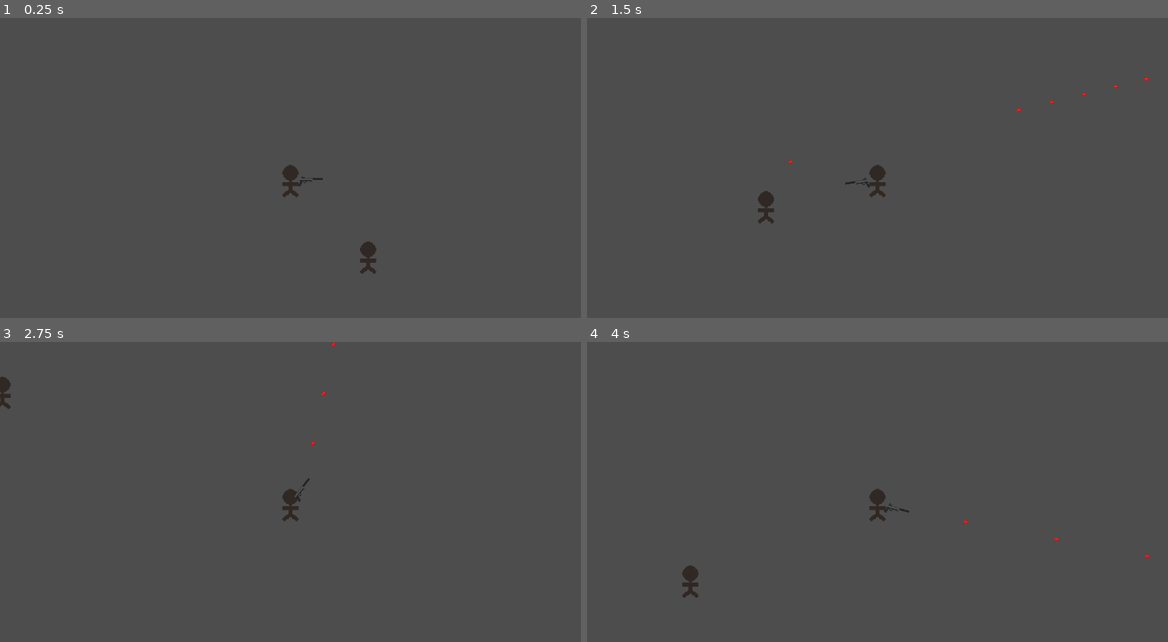
Above: before the commit, frames 1-4 (two rows, left to right).
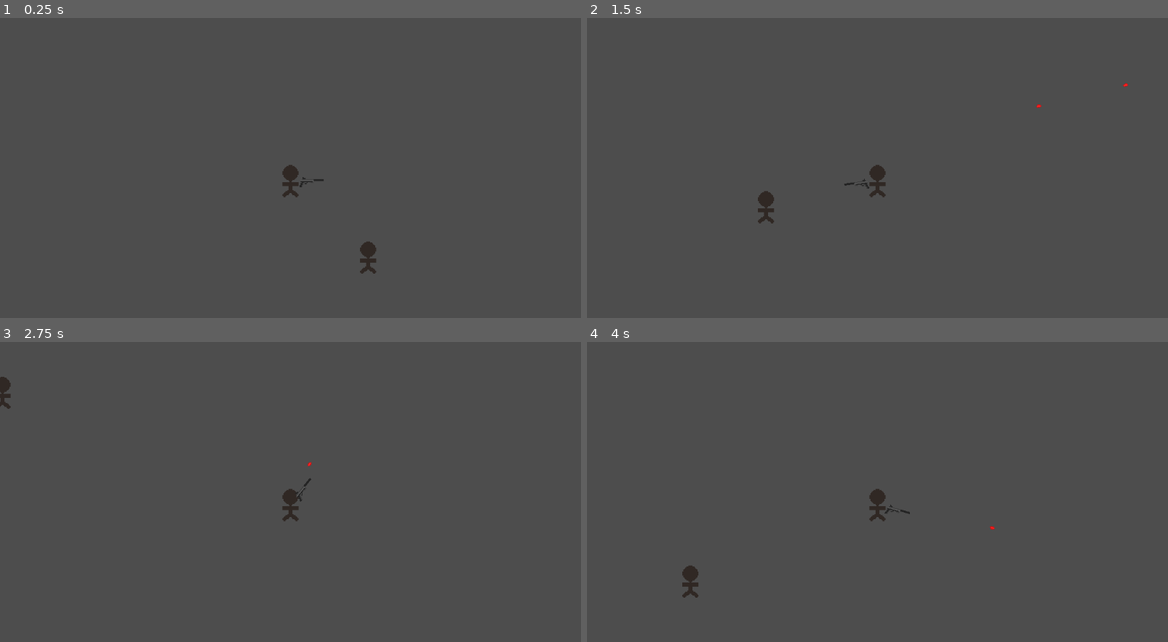
Above: after the commit, the same moments.

Repository: ExHilEr8/Personal-Game-Jam
Game: Godot game, scene res://scenes/main.tscn
Two runs of this game, one before a commit and one after it. Both use one fixed random seed, a clock stepped at 60 frames per second and the inputs below. Sound files missing from this copy of the repository are replaced by a short silence.
Inputs (mouse positions are in pixels of both pictures, inside the frame that each line leads up to):
- Up to frame 1 (0.25 s): no input
- Up to frame 2 (1.5 s): tap Enter at 0.5 s; move the mouse to (1005, 165) at 0.52 s; press the mouse at (1005, 165) at 0.53 s; hold D (move_right) 0.53-1.28 s; move the mouse to (761, 198) at 1.27 s; release the mouse at (761, 198) at 1.28 s; hold S (move_down) from 1.28 s (still down); click (761, 198) at 1.35 s
- Up to frame 3 (2.75 s): move the mouse to (348, 432) at 2.02 s; release S (move_down) at 2.03 s; press the mouse at (348, 432) at 2.03 s; hold D (move_right) from 2.03 s (still down)
- Up to frame 4 (4 s): move the mouse to (848, 570) at 2.77 s; release D (move_right) at 2.78 s; release the mouse at (848, 570) at 2.78 s; hold W (move_up) 2.78-3.53 s; click (848, 570) at 2.85 s; tap Space at 3.5 s; move the mouse to (1051, 555) at 3.52 s; press the mouse at (1051, 555) at 3.53 s; hold A (move_left) from 3.53 s (still down)

The runs differ from the first frame. In frame 1, less than 0.1% of the frame differs, in the area x 51-56%, y 52-57%; in frame 2, 0.1%, in the area x 34-97%, y 19-57%; in frame 3, less than 0.1%; in frame 4, less than 0.1%.

Commit message:
General restructuring and abstracting

Diff:
--- a/project.godot
+++ b/project.godot
@@ -13,7 +13,7 @@
 config/name="Personal Game Jam"
 run/main_scene="res://scenes/main.tscn"
 config/features=PackedStringArray("4.2", "Mobile")
-config/icon="res://icon.svg"
+config/icon="res://assets/sprites/icon.svg"
 
 [dotnet]
 
--- a/scenes/HitEffect.gd
+++ /dev/null
@@ -1,15 +0,0 @@
-class_name HitEffect extends RigidBody2D
-
-func play_sound(sound: AudioStream, sound_position: Vector2, sound_volume: float):
-	var audio_stream_player = AudioStreamPlayer2D.new()
-	get_tree().get_root().add_child(audio_stream_player)
-	audio_stream_player.stream = sound
-	audio_stream_player.position = sound_position
-	audio_stream_player.volume_db = sound_volume
-	audio_stream_player.play()
-
-func play_animation(impact_animation, animation_position: Vector2):
-	var impact_instance = impact_animation.instantiate()
-	impact_instance.position = animation_position
-	impact_instance.play("bulletimpact")
-	get_tree().get_root().add_child(impact_instance)
--- /dev/null
+++ b/scenes/ImpactEffect.gd
@@ -0,0 +1,26 @@
+class_name ImpactEffect extends RigidBody2D
+
+# Creates a new AudioStreamPlayer2D at a given location to play a sound (One Shot)
+func play_sound(sound: AudioStream, sound_position: Vector2, sound_volume: float, sound_attenuation: float):
+	var audio_stream_player = AudioStreamPlayer2D.new()
+	get_tree().get_root().add_child(audio_stream_player)
+
+	audio_stream_player.stream = sound
+	audio_stream_player.position = sound_position
+	audio_stream_player.volume_db = sound_volume
+	audio_stream_player.attenuation = sound_attenuation
+	audio_stream_player.play()
+
+	await(audio_stream_player.finished)
+	audio_stream_player.queue_free()
+
+# Instantiates a given scene with a AnimatedSprite2D node to play an animation at a given position (One Shot)
+func play_animation(impact_animator: PackedScene, animation_name: String, animation_position: Vector2):
+	var impact_instance = impact_animator.instantiate()
+	get_tree().get_root().add_child(impact_instance)
+
+	impact_instance.position = animation_position
+	impact_instance.play(animation_name)
+
+	await(impact_instance.animation_finished)
+	impact_instance.queue_free()
--- /dev/null
+++ b/scenes/Projectile.gd
@@ -0,0 +1,25 @@
+class_name Projectile extends ImpactEffect
+
+@export var impact_animator: PackedScene
+@export var animation_name: String = ""
+@export var impact_sound: AudioStream
+@export var sound_volume : float = 0.0
+@export var sound_attenuation: float = float(1)
+
+signal enemy_hit(position: Vector2, enemy: Node)
+
+func _on_body_entered(body:Node):
+	determine_projectile_interaction(body)
+
+func determine_projectile_interaction(body: Node):
+	if not body.is_in_group("Player") and body.is_in_group("Enemy"):
+		on_enemy_hit(body)
+
+func on_enemy_hit(enemy: Node):
+	var bullet_global_position = get_global_position()
+
+	play_animation(impact_animator, animation_name, bullet_global_position)
+	play_sound(impact_sound, bullet_global_position, sound_volume, sound_attenuation)
+	enemy_hit.emit(bullet_global_position, enemy)
+
+	queue_free()
--- a/scenes/WeaponController.gd
+++ b/scenes/WeaponController.gd
@@ -1,22 +1,20 @@
 extends Sprite2D
 
-@export var bullet_speed = 550
-@export var fire_rate = 0.3
+@export var projectile_speed: float = float(550)
+@export var fire_rate: float = float(0.3)
 @export var is_hitscan: bool = false
+@export var projectile: PackedScene
 
-var bullet = preload("res://scenes/tempbullet.tscn")
 var can_fire = true
-
-# Called when the node enters the scene tree for the first time.
-func _ready():
-	pass # Replace with function body.
-
 
 # Called every frame. 'delta' is the elapsed time since the previous frame.
 func _process(delta):
+	check_firing()
+
+func check_firing():
 	if Input.is_action_pressed("primary_action") and can_fire == true:
 		if(is_hitscan == false):
-			fire_projectile(bullet_speed)
+			fire_projectile(projectile_speed)
 		else:
 			fire_hitscan()
 
@@ -25,13 +23,13 @@
 		can_fire = true
 
 func fire_projectile(speed: float):
-	var bullet_instance = bullet.instantiate()
-	bullet_instance.position = $BulletInstancePoint.get_global_position()
-	bullet_instance.rotation = global_rotation
-	bullet_instance.apply_impulse(Vector2(speed, 0).rotated(global_rotation), Vector2())
-	get_tree().get_root().add_child(bullet_instance)
+	var projectile_instance = projectile.instantiate()
+	projectile_instance.position = $BulletInstancePoint.get_global_position()
+	projectile_instance.rotation = global_rotation
+	projectile_instance.apply_impulse(Vector2(speed, 0).rotated(global_rotation), Vector2())
+	get_tree().get_root().add_child(projectile_instance)
 
-	bullet_instance.enemy_hit.connect(on_enemy_hit)
+	projectile_instance.enemy_hit.connect(on_enemy_hit)
 
 func fire_hitscan():
 	var space_state = get_world_2d().direct_space_state
--- a/scenes/main.tscn
+++ b/scenes/main.tscn
@@ -2,7 +2,7 @@
 
 [ext_resource type="PackedScene" uid="uid://dbwiyy32jjiv8" path="res://scenes/player/player.tscn" id="1_scfp7"]
 [ext_resource type="Script" path="res://scenes/WeaponContainer.gd" id="2_ex5qh"]
-[ext_resource type="PackedScene" uid="uid://bqsven3245ab8" path="res://scenes/pistol.tscn" id="2_gt0pd"]
+[ext_resource type="PackedScene" uid="uid://id5go3a541wm" path="res://scenes/weapons/pistols/pistol.tscn" id="3_kep7m"]
 [ext_resource type="Texture2D" uid="uid://8ba48ruimrsk" path="res://assets/sprites/tempplayer.png" id="4_c8107"]
 
 [sub_resource type="RectangleShape2D" id="RectangleShape2D_vnd6t"]
@@ -15,9 +15,8 @@
 [node name="WeaponContainer" type="Node2D" parent="Player"]
 script = ExtResource("2_ex5qh")
 
-[node name="Pistol" parent="Player/WeaponContainer" instance=ExtResource("2_gt0pd")]
-position = Vector2(20, 0)
-fire_rate = 0.1
+[node name="Pistol" parent="Player/WeaponContainer" instance=ExtResource("3_kep7m")]
+position = Vector2(21, 1)
 
 [node name="Tempplayer" type="Sprite2D" parent="."]
 position = Vector2(77, 76)
--- a/scenes/bullet_effect_animation.gd
+++ b/scenes/prefabs/ProjectileAnimationEffect.gd
@@ -1,4 +1,6 @@
 extends AnimatedSprite2D
+
+
 
 func _on_animation_finished():
 	queue_free()
--- /dev/null
+++ b/scenes/prefabs/ProjectileAnimationEffectPrefab.tscn
@@ -0,0 +1,13 @@
+[gd_scene load_steps=3 format=3 uid="uid://b8qtky71h0ahg"]
+
+[ext_resource type="Script" path="res://scenes/prefabs/ProjectileAnimationEffect.gd" id="2_yo0sv"]
+
+[sub_resource type="SpriteFrames" id="SpriteFrames_yjuti"]
+animations = []
+
+[node name="BulletEffectAnimation" type="AnimatedSprite2D"]
+sprite_frames = SubResource("SpriteFrames_yjuti")
+animation = &""
+script = ExtResource("2_yo0sv")
+
+[connection signal="animation_finished" from="." to="." method="_on_animation_finished"]
--- /dev/null
+++ b/scenes/prefabs/ProjectilePrefab.tscn
@@ -0,0 +1,16 @@
+[gd_scene load_steps=2 format=3 uid="uid://ye4wqb3ugxbr"]
+
+[ext_resource type="Script" path="res://scenes/Projectile.gd" id="1_ggd42"]
+
+[node name="Projectile" type="RigidBody2D" groups=["Projectile"]]
+lock_rotation = true
+continuous_cd = 1
+max_contacts_reported = 1
+contact_monitor = true
+script = ExtResource("1_ggd42")
+
+[node name="Sprite2D" type="Sprite2D" parent="."]
+
+[node name="CollisionShape2D" type="CollisionShape2D" parent="."]
+
+[connection signal="body_entered" from="." to="." method="_on_body_entered"]
--- /dev/null
+++ b/scenes/prefabs/WeaponPrefab.tscn
@@ -0,0 +1,8 @@
+[gd_scene load_steps=2 format=3 uid="uid://d2ubpcvlc0win"]
+
+[ext_resource type="Script" path="res://scenes/WeaponController.gd" id="1_rtqdb"]
+
+[node name="Weapon" type="Sprite2D"]
+script = ExtResource("1_rtqdb")
+
+[node name="BulletInstancePoint" type="Node2D" parent="."]
--- a/scenes/bullet_effect_animation.tscn
+++ b/scenes/projectile_animations/tempbulletanimation.tscn
@@ -1,30 +1,30 @@
-[gd_scene load_steps=10 format=3 uid="uid://045nf1jcjwss"]
+[gd_scene load_steps=10 format=3 uid="uid://dlvguf5ucitpw"]
 
-[ext_resource type="Texture2D" uid="uid://cfm0qqna885gv" path="res://assets/spritesheets/tempbulletimpact-Sheet.png" id="1_gqtpy"]
-[ext_resource type="Script" path="res://scenes/bullet_effect_animation.gd" id="2_od62s"]
+[ext_resource type="Texture2D" uid="uid://cfm0qqna885gv" path="res://assets/spritesheets/tempbulletimpact-Sheet.png" id="1_dkq2b"]
+[ext_resource type="Script" path="res://scenes/prefabs/ProjectileAnimationEffect.gd" id="2_yld7p"]
 
 [sub_resource type="AtlasTexture" id="AtlasTexture_37a1i"]
-atlas = ExtResource("1_gqtpy")
+atlas = ExtResource("1_dkq2b")
 region = Rect2(0, 0, 9, 9)
 
 [sub_resource type="AtlasTexture" id="AtlasTexture_cpgyk"]
-atlas = ExtResource("1_gqtpy")
+atlas = ExtResource("1_dkq2b")
 region = Rect2(9, 0, 9, 9)
 
 [sub_resource type="AtlasTexture" id="AtlasTexture_1xlkx"]
-atlas = ExtResource("1_gqtpy")
+atlas = ExtResource("1_dkq2b")
 region = Rect2(18, 0, 9, 9)
 
 [sub_resource type="AtlasTexture" id="AtlasTexture_b8204"]
-atlas = ExtResource("1_gqtpy")
+atlas = ExtResource("1_dkq2b")
 region = Rect2(27, 0, 9, 9)
 
 [sub_resource type="AtlasTexture" id="AtlasTexture_hcwf2"]
-atlas = ExtResource("1_gqtpy")
+atlas = ExtResource("1_dkq2b")
 region = Rect2(36, 0, 9, 9)
 
 [sub_resource type="AtlasTexture" id="AtlasTexture_ki41l"]
-atlas = ExtResource("1_gqtpy")
+atlas = ExtResource("1_dkq2b")
 region = Rect2(45, 0, 9, 9)
 
 [sub_resource type="SpriteFrames" id="SpriteFrames_yjuti"]
@@ -56,8 +56,6 @@
 [node name="BulletEffectAnimation" type="AnimatedSprite2D"]
 sprite_frames = SubResource("SpriteFrames_yjuti")
 animation = &"bulletimpact"
-frame = 5
-frame_progress = 1.0
-script = ExtResource("2_od62s")
+script = ExtResource("2_yld7p")
 
 [connection signal="animation_finished" from="." to="." method="_on_animation_finished"]
--- /dev/null
+++ b/scenes/projectiles/tempbullet.tscn
@@ -0,0 +1,29 @@
+[gd_scene load_steps=6 format=3 uid="uid://cpw5b5csmui8a"]
+
+[ext_resource type="Script" path="res://scenes/Projectile.gd" id="1_cbkjc"]
+[ext_resource type="PackedScene" uid="uid://dlvguf5ucitpw" path="res://scenes/projectile_animations/tempbulletanimation.tscn" id="2_1oy6k"]
+[ext_resource type="AudioStream" uid="uid://c32xm70y8sshi" path="res://assets/audio/hitmarker.wav" id="3_75e8f"]
+[ext_resource type="Texture2D" uid="uid://cehqvc2pfgajk" path="res://assets/sprites/tempbullet.png" id="4_8b85v"]
+
+[sub_resource type="RectangleShape2D" id="RectangleShape2D_eh2ju"]
+size = Vector2(5, 3)
+
+[node name="tempbullet" type="RigidBody2D" groups=["Projectile"]]
+lock_rotation = true
+continuous_cd = 1
+max_contacts_reported = 1
+contact_monitor = true
+script = ExtResource("1_cbkjc")
+impact_animator = ExtResource("2_1oy6k")
+animation_name = "bulletimpact"
+impact_sound = ExtResource("3_75e8f")
+sound_volume = -15.0
+sound_attenuation = 0.95
+
+[node name="Sprite2D" type="Sprite2D" parent="."]
+texture = ExtResource("4_8b85v")
+
+[node name="CollisionShape2D" type="CollisionShape2D" parent="."]
+shape = SubResource("RectangleShape2D_eh2ju")
+
+[connection signal="body_entered" from="." to="." method="_on_body_entered"]
--- a/scenes/tempbullet.gd
+++ /dev/null
@@ -1,18 +0,0 @@
-extends HitEffect
-
-@export var sound_volume : float = 0.0
-
-signal enemy_hit(position: Vector2, enemy: Node)
-
-var impact_animation = preload("res://scenes/bullet_effect_animation.tscn")
-var sound = preload("res://assets/audio/hitmarker.wav")
-
-func _on_body_entered(body:Node):
-	if not body.is_in_group("Player") and body.is_in_group("Enemy"):
-		var bullet_global_position = get_global_position()
-
-		play_animation(impact_animation, bullet_global_position)
-		play_sound(sound, bullet_global_position, sound_volume)
-		enemy_hit.emit(bullet_global_position, body)
-
-		queue_free()
--- a/scenes/tempbullet.tscn
+++ /dev/null
@@ -1,23 +0,0 @@
-[gd_scene load_steps=4 format=3 uid="uid://cpw5b5csmui8a"]
-
-[ext_resource type="Script" path="res://scenes/tempbullet.gd" id="1_aa1gw"]
-[ext_resource type="Texture2D" uid="uid://cehqvc2pfgajk" path="res://assets/sprites/tempbullet.png" id="1_l8pkb"]
-
-[sub_resource type="RectangleShape2D" id="RectangleShape2D_eh2ju"]
-size = Vector2(5, 3)
-
-[node name="tempbullet" type="RigidBody2D" groups=["Projectile"]]
-lock_rotation = true
-continuous_cd = 1
-max_contacts_reported = 1
-contact_monitor = true
-script = ExtResource("1_aa1gw")
-sound_volume = -15.0
-
-[node name="Sprite2D" type="Sprite2D" parent="."]
-texture = ExtResource("1_l8pkb")
-
-[node name="CollisionShape2D" type="CollisionShape2D" parent="."]
-shape = SubResource("RectangleShape2D_eh2ju")
-
-[connection signal="body_entered" from="." to="." method="_on_body_entered"]
--- a/scenes/pistol.tscn
+++ b/scenes/weapons/pistols/pistol.tscn
@@ -1,11 +1,16 @@
-[gd_scene load_steps=3 format=3 uid="uid://bqsven3245ab8"]
+[gd_scene load_steps=4 format=3 uid="uid://id5go3a541wm"]
 
 [ext_resource type="Texture2D" uid="uid://db4ugxtwnbp6" path="res://assets/sprites/temppistol.png" id="1_kegjo"]
 [ext_resource type="Script" path="res://scenes/WeaponController.gd" id="2_khq8r"]
+[ext_resource type="PackedScene" uid="uid://cpw5b5csmui8a" path="res://scenes/projectiles/tempbullet.tscn" id="3_htrof"]
 
 [node name="Pistol" type="Sprite2D"]
 texture = ExtResource("1_kegjo")
 script = ExtResource("2_khq8r")
+projectile_speed = null
+fire_rate = null
+is_hitscan = null
+projectile = ExtResource("3_htrof")
 
 [node name="BulletInstancePoint" type="Node2D" parent="."]
 position = Vector2(12, -2)
Renamed: icon.svg -> assets/sprites/icon.svg
Not shown, changed: assets/sprites/icon.svg.import
